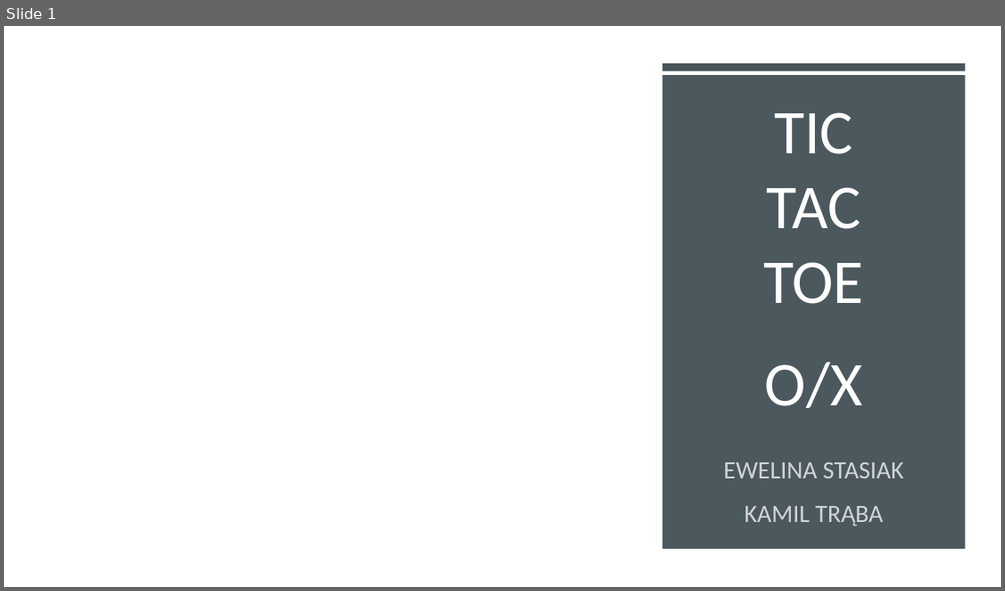
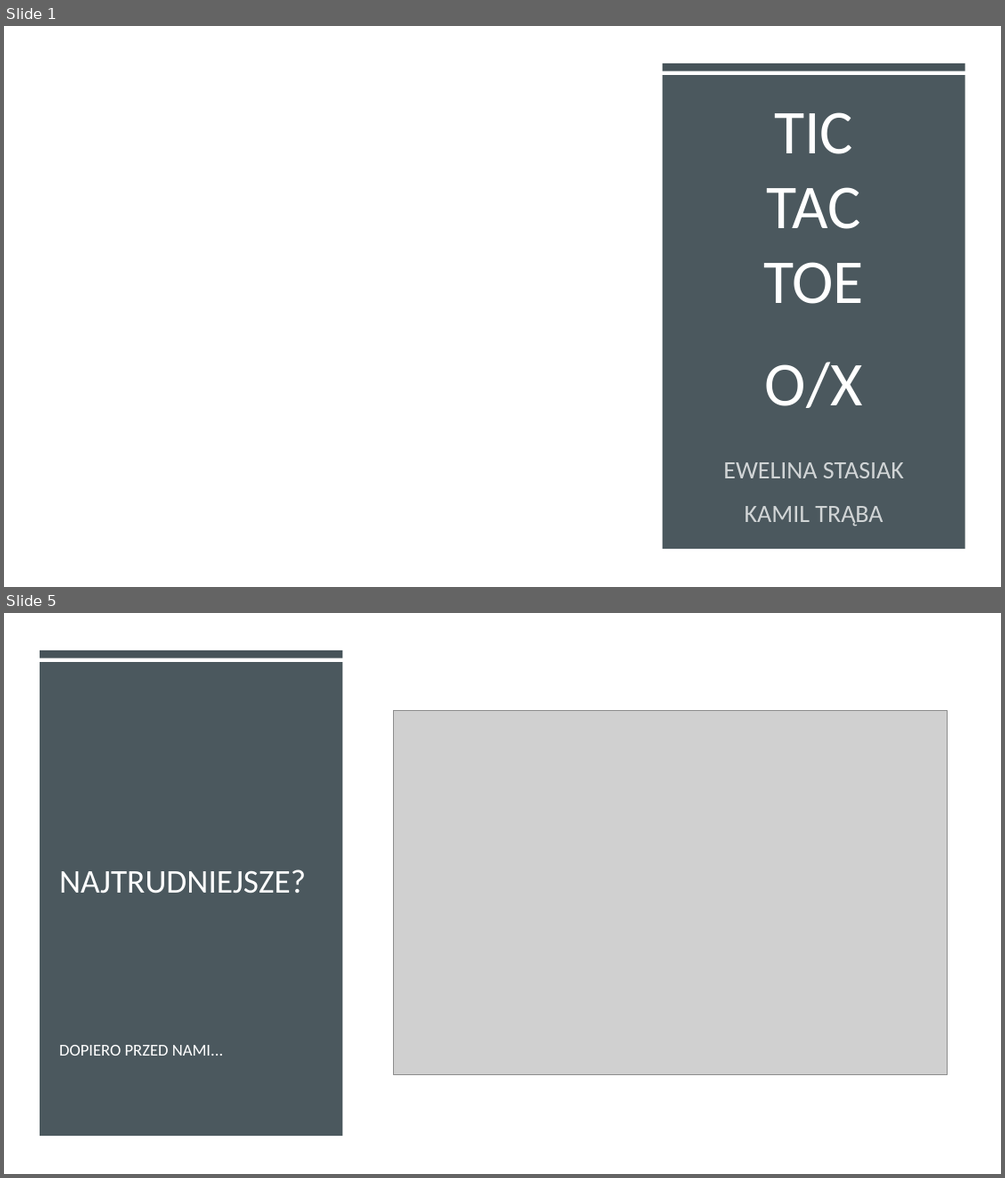
Before and after one commit to prooffek/Codecool-TicTacToe, a slide deck: TicTacToe.pptx. Shown one above the other, each under a label of ours: slide 1 before the commit, slides 1 and 5 after it; the slides between them are not shown. The pictures are 1005x591 and 1005x1178 pixels, drawn with LibreOffice and Linux fonts; fonts in the diff are those of the drawing; grey boxes stand for pictures; background and template pictures are left out. Boxes give left, top, right and bottom in pixels: in the first picture for what was removed or moved away, otherwise in the second. Text is boxed around its words. In the diff, an @@ line names an element or a change of style, - is before the commit and + after.

```diff
--- a/TicTacToe.pptx
+++ b/TicTacToe.pptx
@@ slide 5 added at (4,613,1001,1174), background #FFFFFF @@
@@ rectangle added at (4,613,1001,1174), fill #FFFFFF @@
@@ rectangle added at (40,662,343,1135), fill #465359 at 97% opacity @@
@@ rectangle added at (40,650,343,657), fill #465359 @@
@@ picture added at (394,710,947,1074) @@
@@ title added at (59,869,306,893), 32 pt, text #FFFFFF @@
+NAJTRUDNIEJSZE?
@@ subtitle added at (59,1045,223,1055), 16 pt, text #FFFFFF @@
+DOPIERO PRZED NAMI...
```
Also in this commit, not shown: 7 other slides added, 1 slide removed, 1 other file.
